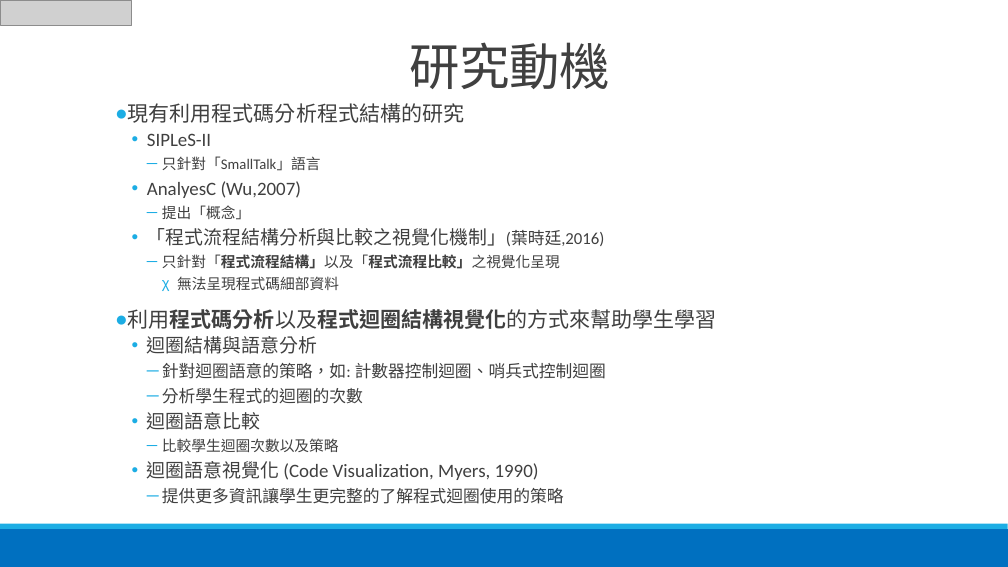
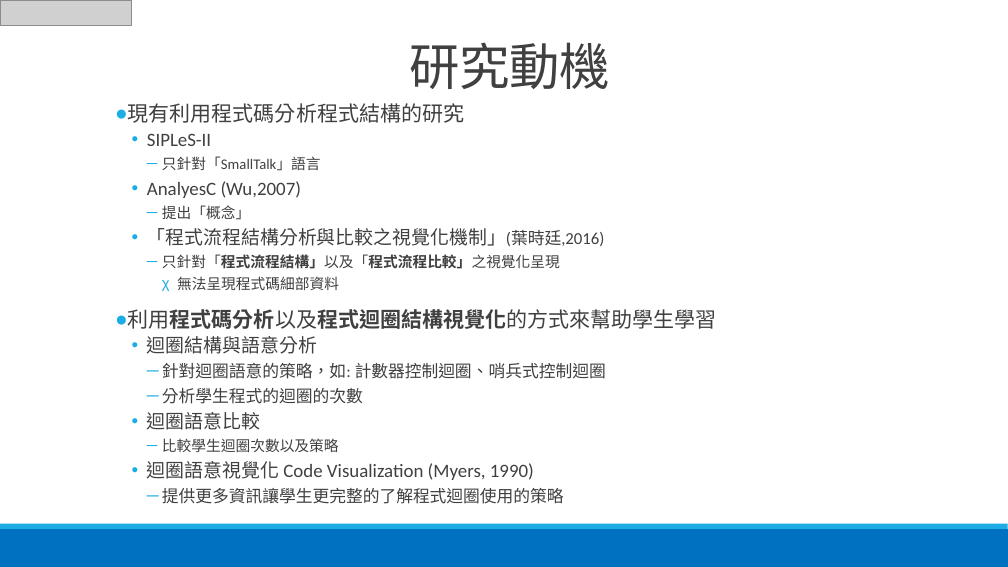
Before and after one commit to imnate/Paper, a slide deck: slide 6 of paper.pptx. Drawn at 1008x567 pixels with LibreOffice and Linux fonts; fonts in the diff are those of the drawing; grey boxes stand for pictures. Boxes give left, top, right and bottom in pixels: in the first picture for what was removed or moved away, otherwise in the second. Text is boxed around its words. In the diff, an @@ line names an element or a change of style, - is before the commit and + after.

```diff
--- a/paper.pptx
+++ b/paper.pptx
@@ text at bbox=[147, 461, 534, 480]: text changed @@
-  • 迴圈語意視覺化 (Code Visualization, Myers, 1990)
+  • 迴圈語意視覺化 Code Visualization (Myers, 1990)
```
Also in this commit, not shown: 5 other slides changed, 44 other files.
